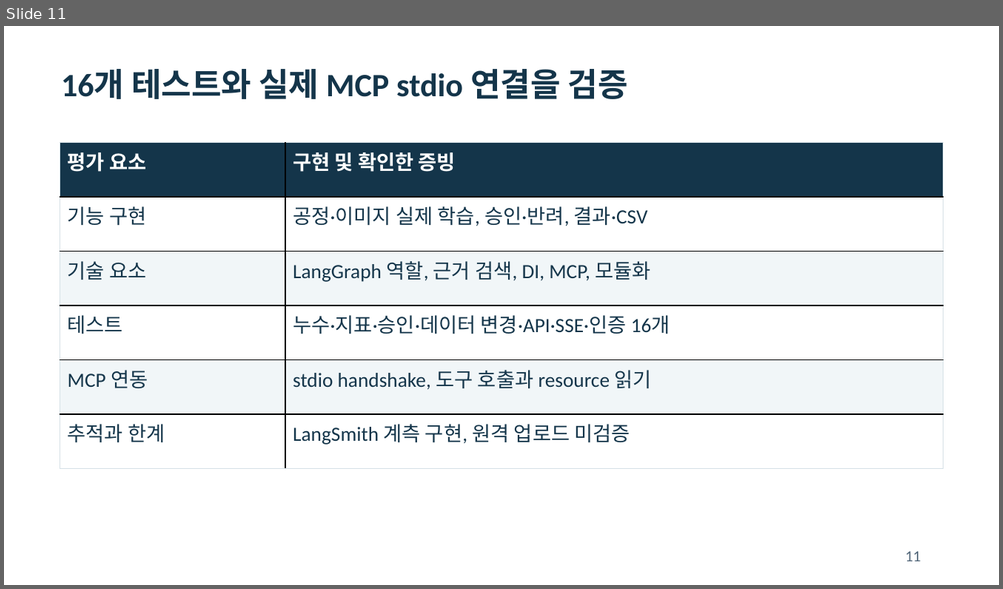
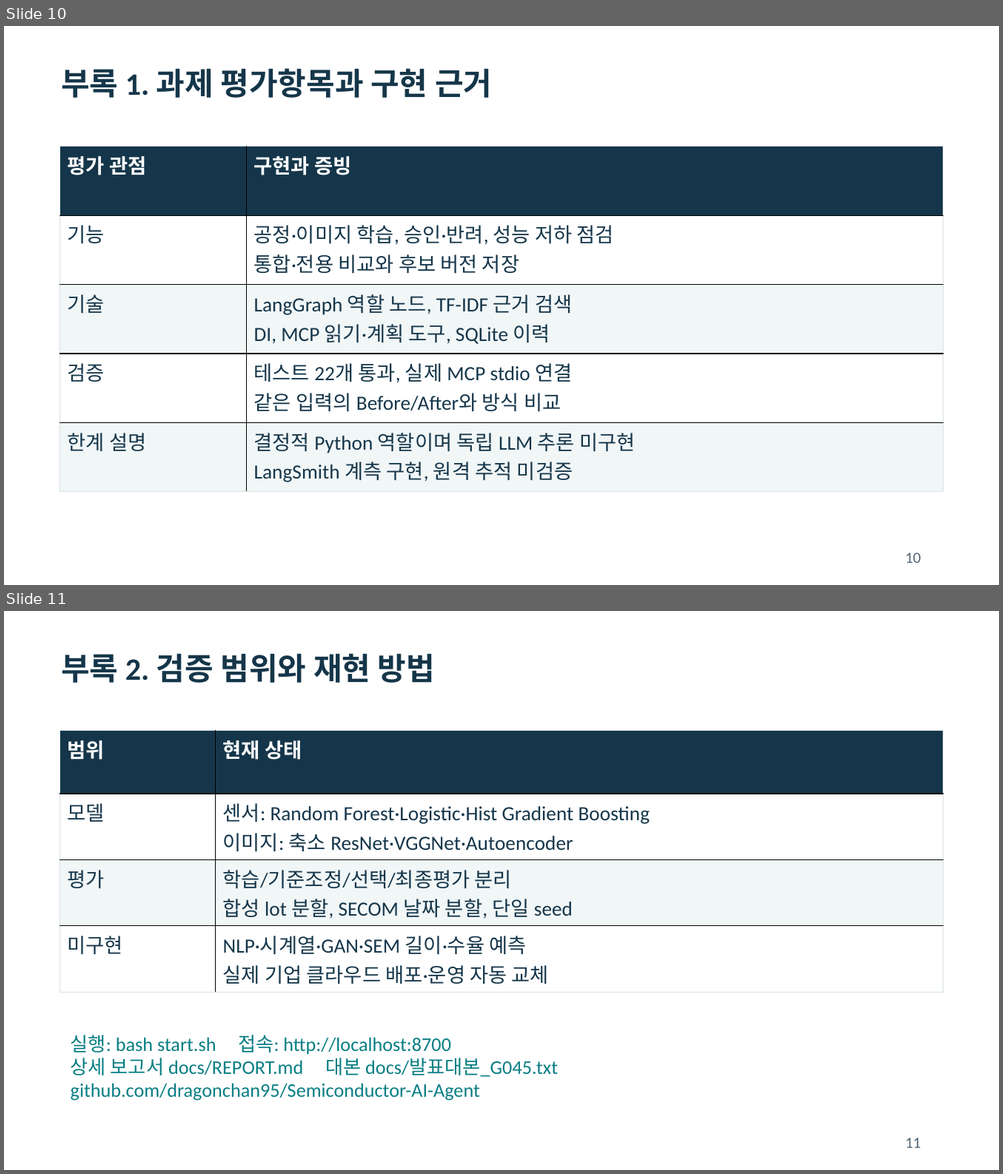
Before and after one commit to dragonchan95/Semiconductor-AI-Agent, a slide deck: docs/G045_Semiconductor_Agent.pptx. Shown one above the other, each under a label of ours: slide 11 before the commit, slides 10 and 11 after it. The pictures are 1003x589 and 1003x1174 pixels, drawn with LibreOffice and Linux fonts; fonts in the diff are those of the drawing. Boxes give left, top, right and bottom in pixels: in the first picture for what was removed or moved away, otherwise in the second. Text is boxed around its words. In the diff, an @@ line names an element or a change of style, - is before the commit and + after.

```diff
--- a/docs/G045_Semiconductor_Agent.pptx
+++ b/docs/G045_Semiconductor_Agent.pptx
@@ slide 11 added at (4, 611, 999, 1170), background #FFFFFF @@
@@ text added at (61, 653, 435, 683), 30 pt, text #15364A, bold @@
+부록 2. 검증 범위와 재현 방법
@@ table added at (60, 730, 942, 987), 4 rows, 2 columns @@
+범위 | 현재 상태
+모델 | 센서: Random Forest·Logistic·Hist Gradient Boosting / 이미지: 축소 ResNet·VGGNet·Autoencoder
+평가 | 학습/기준조정/선택/최종평가 분리 / 합성 lot 분할, SECOM 날짜 분할, 단일 seed
+미구현 | NLP·시계열·GAN·SEM 길이·수율 예측 / 실제 기업 클라우드 배포·운영 자동 교체
@@ text added at (71, 1035, 558, 1101), 18.8 pt, text #087E83 @@
+실행: bash start.sh 접속: http://localhost:8700
+상세 보고서 docs/REPORT.md 대본 docs/발표대본_G045.txt
+github.com/dragonchan95/Semiconductor-AI-Agent
@@ text added at (905, 1138, 920, 1148), 15 pt, text #526677 @@
+11
@@ what was slide 11 is now slide 10 @@
@@ slide 10 changed as well @@
@@ text at (61, 68, 492, 98): text changed; size 31.5 to 30 pt; text colour #14354A to #15364A @@
-16개 테스트와 실제 MCP stdio 연결을 검증
+부록 1. 과제 평가항목과 구현 근거
@@ table at (60, 146, 942, 492) @@
-row 1: 평가 요소 | 구현 및 확인한 증빙
-row 2: 기능 구현 | 공정·이미지 실제 학습, 승인·반려, 결과·CSV
-row 3: 기술 요소 | LangGraph 역할, 근거 검색, DI, MCP, 모듈화
-row 4: 테스트 | 누수·지표·승인·데이터 변경·API·SSE·인증 16개
-row 5: MCP 연동 | stdio handshake, 도구 호출과 resource 읽기
-row 6: 추적과 한계 | LangSmith 계측 구현, 원격 업로드 미검증
+row 1: 평가 관점 | 구현과 증빙
+row 2: 기능 | 공정·이미지 학습, 승인·반려, 성능 저하 점검 / 통합·전용 비교와 후보 버전 저장
+row 3: 기술 | LangGraph 역할 노드, TF-IDF 근거 검색 / DI, MCP 읽기·계획 도구, SQLite 이력
+row 4: 검증 | 테스트 22개 통과, 실제 MCP stdio 연결 / 같은 입력의 Before/After와 방식 비교
+row 5: 한계 설명 | 결정적 Python 역할이며 독립 LLM 추론 미구현 / LangSmith 계측 구현, 원격 추적 미검증
@@ table: place and size @@
-table at (60, 142, 942, 469)
+table at (60, 146, 942, 492)
@@ text removed at (905, 551, 920, 562) @@
-11
@@ text added at (905, 553, 920, 563), 15 pt, text #526677 @@
+10
```
Also in this commit, not shown: 9 other slides added, 12 slides removed, 34 other files.
